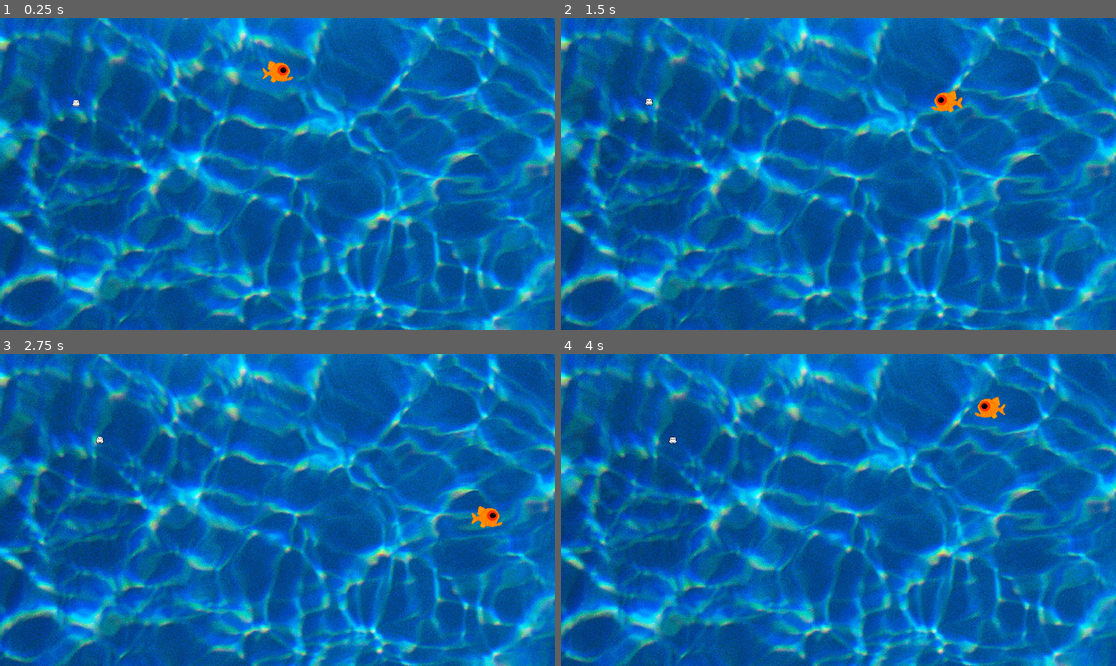
Above: before the commit, frames 1-4 (two rows, left to right).
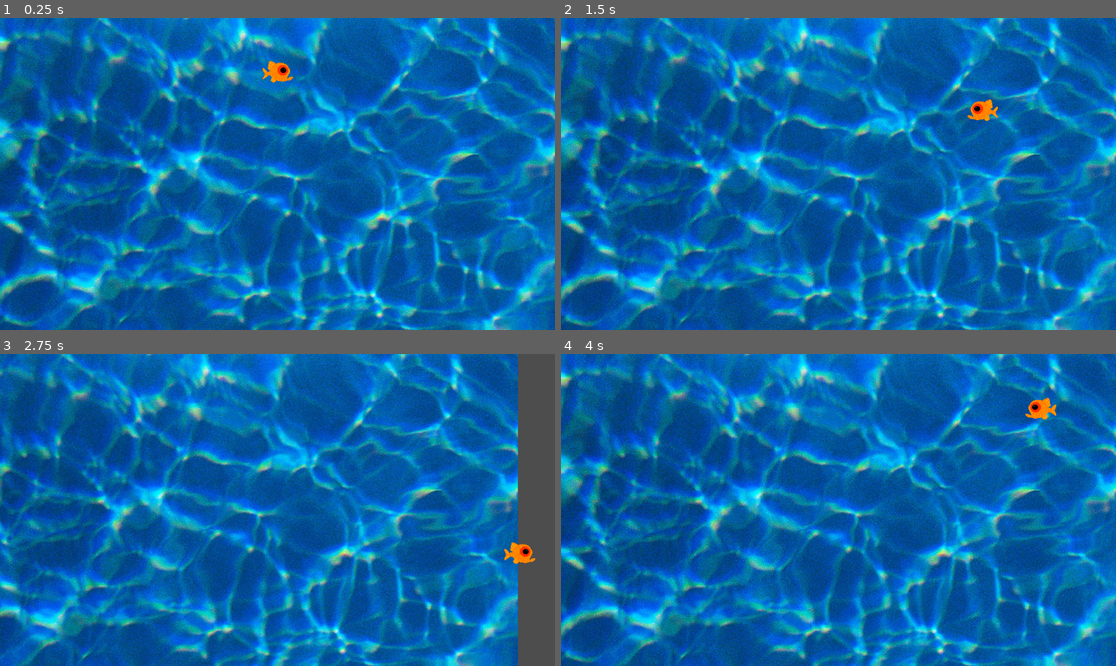
Above: after the commit, the same moments.

Repository: 3lbsofSalt/GhostFish
Game: Godot game, scene res://scenes/newRoot.tscn
The game is run twice, just before and just after one commit, with the same random seed, the same clock (stepped at 60 frames per second) and the same inputs.
Inputs:
- Up to frame 1 (0.25 s): no input
- Up to frame 2 (1.5 s): tap Enter at 0.5 s; hold D (right) 0.53-1.28 s; tap Space at 0.77 s; hold S (down) from 1.28 s (still down)
- Up to frame 3 (2.75 s): tap Space at 1.52 s; release S (down) at 2.03 s; hold D (right) from 2.03 s (still down)
- Up to frame 4 (4 s): release D (right) at 2.78 s; hold W (up) 2.78-3.53 s; tap Space at 3.02, 3.77 s; hold A (left) from 3.53 s (still down)

The runs differ from the first frame. In frame 1, less than 0.1% of the frame differs, in the area x 13-15%, y 26-29%; in frame 2, 0.5%; in frame 3, 71%, in the area x 0-100%, y 0-100%; in frame 4, 0.5%.

Commit message:
Fixed crate ordering

Diff:
--- a/player_body_2d.gd
+++ b/player_body_2d.gd
@@ -1,9 +1,9 @@
 extends CharacterBody2D
 
 
-const SPEED = 300.0
+const SPEED = 400.0
 
-@onready var playerSprite = $CollisionShape2D/PlayerSprite;
+@onready var playerSprite = $PlayerSprite;
 var alive = true;
 
 func get_input():
--- a/scenes/crate.tscn
+++ b/scenes/crate.tscn
@@ -6,6 +6,8 @@
 size = Vector2(168, 100)
 
 [node name="Crate" type="Sprite2D"]
+z_index = 1
+z_as_relative = false
 position = Vector2(500, 300)
 scale = Vector2(0.5, 0.5)
 texture = ExtResource("1_l5rj8")
--- a/scenes/fishPlayer.tscn
+++ b/scenes/fishPlayer.tscn
@@ -2,8 +2,6 @@
 
 [ext_resource type="Script" path="res://player_body_2d.gd" id="1_ddrnt"]
 [ext_resource type="Texture2D" uid="uid://jpm2qp473nqu" path="res://Assets/open_mouth.png" id="2_c5wfd"]
-
-[sub_resource type="RectangleShape2D" id="RectangleShape2D_76fy2"]
 
 [sub_resource type="AtlasTexture" id="AtlasTexture_6vsxg"]
 atlas = ExtResource("2_c5wfd")
@@ -38,7 +36,7 @@
 }],
 "loop": true,
 "name": &"default",
-"speed": 5.0
+"speed": 7.0
 }, {
 "frames": [{
 "duration": 1.0,
@@ -55,14 +53,19 @@
 }],
 "loop": true,
 "name": &"run",
-"speed": 5.0
+"speed": 10.0
 }]
+
+[sub_resource type="RectangleShape2D" id="RectangleShape2D_76fy2"]
 
 [node name="PlayerBody2D" type="CharacterBody2D" groups=["Fish"]]
 script = ExtResource("1_ddrnt")
 
+[node name="PlayerSprite" type="AnimatedSprite2D" parent="."]
+sprite_frames = SubResource("SpriteFrames_rnjlx")
+animation = &"run"
+frame_progress = 0.113171
+
 [node name="CollisionShape2D" type="CollisionShape2D" parent="."]
+scale = Vector2(1.2, 1.2)
 shape = SubResource("RectangleShape2D_76fy2")
-
-[node name="PlayerSprite" type="AnimatedSprite2D" parent="CollisionShape2D"]
-sprite_frames = SubResource("SpriteFrames_rnjlx")
--- /dev/null
+++ b/scenes/fog.tscn
@@ -0,0 +1,21 @@
+[gd_scene load_steps=5 format=3 uid="uid://cnoxhliavei67"]
+
+[ext_resource type="Shader" path="res://fog.gdshader" id="1_t0r6t"]
+
+[sub_resource type="ShaderMaterial" id="ShaderMaterial_1w3k2"]
+shader = ExtResource("1_t0r6t")
+shader_parameter/speed = Vector2(0.1, 0.1)
+
+[sub_resource type="FastNoiseLite" id="FastNoiseLite_a2t0p"]
+
+[sub_resource type="NoiseTexture2D" id="NoiseTexture2D_vpifj"]
+width = 1152
+height = 648
+seamless = true
+noise = SubResource("FastNoiseLite_a2t0p")
+
+[node name="Fog" type="Sprite2D"]
+material = SubResource("ShaderMaterial_1w3k2")
+position = Vector2(3456, 3888)
+texture = SubResource("NoiseTexture2D_vpifj")
+centered = false
--- a/scenes/map.tscn
+++ b/scenes/map.tscn
@@ -1,8 +1,9 @@
-[gd_scene load_steps=4 format=3 uid="uid://cet3kt5o404rf"]
+[gd_scene load_steps=5 format=3 uid="uid://cet3kt5o404rf"]
 
 [ext_resource type="Texture2D" uid="uid://cw3ustibtf0jl" path="res://Assets/waterBackdrop.png" id="1_y6630"]
 [ext_resource type="Texture2D" uid="uid://dd67w6gcfio4q" path="res://Assets/woodBackdrop.png" id="2_fu8oh"]
 [ext_resource type="PackedScene" uid="uid://qw460yuqgkgg" path="res://scenes/ship_empty.tscn" id="2_w0xdv"]
+[ext_resource type="PackedScene" uid="uid://cnoxhliavei67" path="res://scenes/fog.tscn" id="4_3350b"]
 
 [node name="Map" type="Node2D"]
 
@@ -57,3 +58,6 @@
 position = Vector2(6912, 3888)
 texture = ExtResource("2_fu8oh")
 centered = false
+
+[node name="Fog" parent="." instance=ExtResource("4_3350b")]
+position = Vector2(1152, 3888)
--- a/scenes/newRoot.tscn
+++ b/scenes/newRoot.tscn
@@ -1,23 +1,10 @@
-[gd_scene load_steps=10 format=3 uid="uid://c5tiuqr3ggo8o"]
+[gd_scene load_steps=6 format=3 uid="uid://c5tiuqr3ggo8o"]
 
 [ext_resource type="PackedScene" uid="uid://c6ripmd2conqx" path="res://scenes/fishPlayer.tscn" id="1_s4bfd"]
 [ext_resource type="PackedScene" uid="uid://cvkuhki4jn2i5" path="res://scenes/BasicGhost.tscn" id="2_avy68"]
 [ext_resource type="Script" path="res://camera.gd" id="3_nlxba"]
 [ext_resource type="PackedScene" uid="uid://coo751sus8061" path="res://scenes/crate.tscn" id="5_5xgfe"]
 [ext_resource type="PackedScene" uid="uid://cet3kt5o404rf" path="res://scenes/map.tscn" id="5_8sjng"]
-[ext_resource type="Shader" path="res://fog.gdshader" id="6_lqlxa"]
-
-[sub_resource type="ShaderMaterial" id="ShaderMaterial_1w3k2"]
-shader = ExtResource("6_lqlxa")
-shader_parameter/speed = Vector2(0.1, 0.1)
-
-[sub_resource type="FastNoiseLite" id="FastNoiseLite_a2t0p"]
-
-[sub_resource type="NoiseTexture2D" id="NoiseTexture2D_vpifj"]
-width = 1152
-height = 648
-seamless = true
-noise = SubResource("FastNoiseLite_a2t0p")
 
 [node name="NewRoot" type="Node2D"]
 
@@ -25,7 +12,6 @@
 position = Vector2(4032, 5298)
 
 [node name="BasicGhost" parent="." instance=ExtResource("2_avy68")]
-position = Vector2(3609, 5361)
 
 [node name="Camera" type="Camera2D" parent="."]
 position = Vector2(3456, 5184)
@@ -35,9 +21,3 @@
 [node name="Crate" parent="." instance=ExtResource("5_5xgfe")]
 
 [node name="Map" parent="." instance=ExtResource("5_8sjng")]
-
-[node name="Fog" type="Sprite2D" parent="."]
-material = SubResource("ShaderMaterial_1w3k2")
-position = Vector2(3456, 3888)
-texture = SubResource("NoiseTexture2D_vpifj")
-centered = false
--- a/scenes/ship_empty.tscn
+++ b/scenes/ship_empty.tscn
@@ -1,7 +1,8 @@
-[gd_scene load_steps=3 format=3 uid="uid://qw460yuqgkgg"]
+[gd_scene load_steps=4 format=3 uid="uid://qw460yuqgkgg"]
 
 [ext_resource type="Texture2D" uid="uid://dd67w6gcfio4q" path="res://Assets/woodBackdrop.png" id="1_lyto1"]
 [ext_resource type="PackedScene" uid="uid://coo751sus8061" path="res://scenes/crate.tscn" id="2_nl1er"]
+[ext_resource type="PackedScene" uid="uid://cnoxhliavei67" path="res://scenes/fog.tscn" id="3_18x57"]
 
 [node name="ShipEmpty" type="Sprite2D"]
 z_index = -3
@@ -25,3 +26,6 @@
 
 [node name="MidCrate3" parent="." instance=ExtResource("2_nl1er")]
 position = Vector2(676, 324)
+
+[node name="Fog" parent="." instance=ExtResource("3_18x57")]
+position = Vector2(0, 0)
